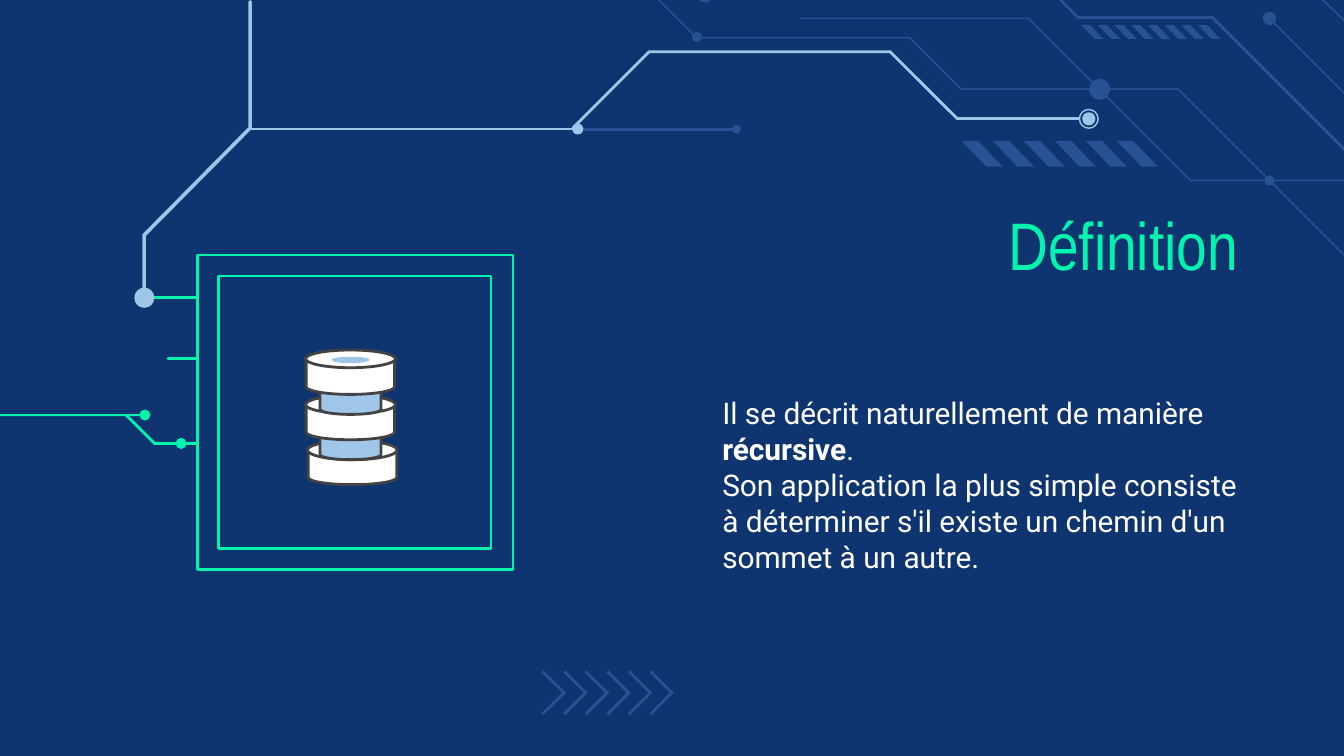
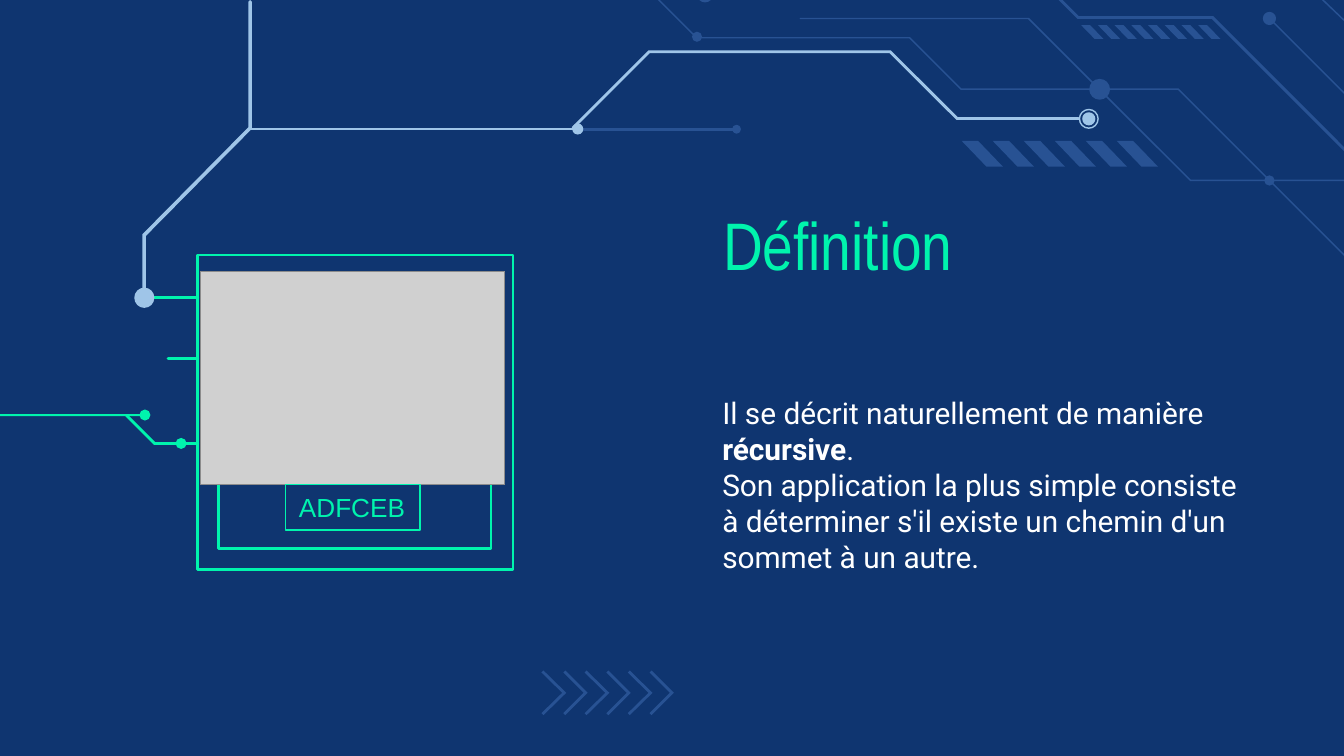
Before and after one commit to aws3ma/Theorie-des-graphes, a slide deck: slide 9 of Les algorithmes des arbres.pptx. Drawn at 1344x756 pixels with LibreOffice and Linux fonts; fonts in the diff are those of the drawing; grey boxes stand for pictures. Boxes give left, top, right and bottom in pixels: in the first picture for what was removed or moved away, otherwise in the second. Text is boxed around its words. In the diff, an @@ line names an element or a change of style, - is before the commit and + after.

```diff
--- a/Les algorithmes des arbres.pptx
+++ b/Les algorithmes des arbres.pptx
@@ title "Définition" at <box>723,220,953,271</box>: alignment right to centre @@
@@ picture added at <box>200,271,504,485</box> @@
@@ group removed at <box>305,349,398,485</box>: 18 freeform shapes @@
@@ rectangle added at <box>286,485,421,531</box>, outline #00F4AD 0.75 pt, 14 pt, text #00F4AD @@
+ADFCEB
```
Also in this commit, not shown: 7 other slides changed.
